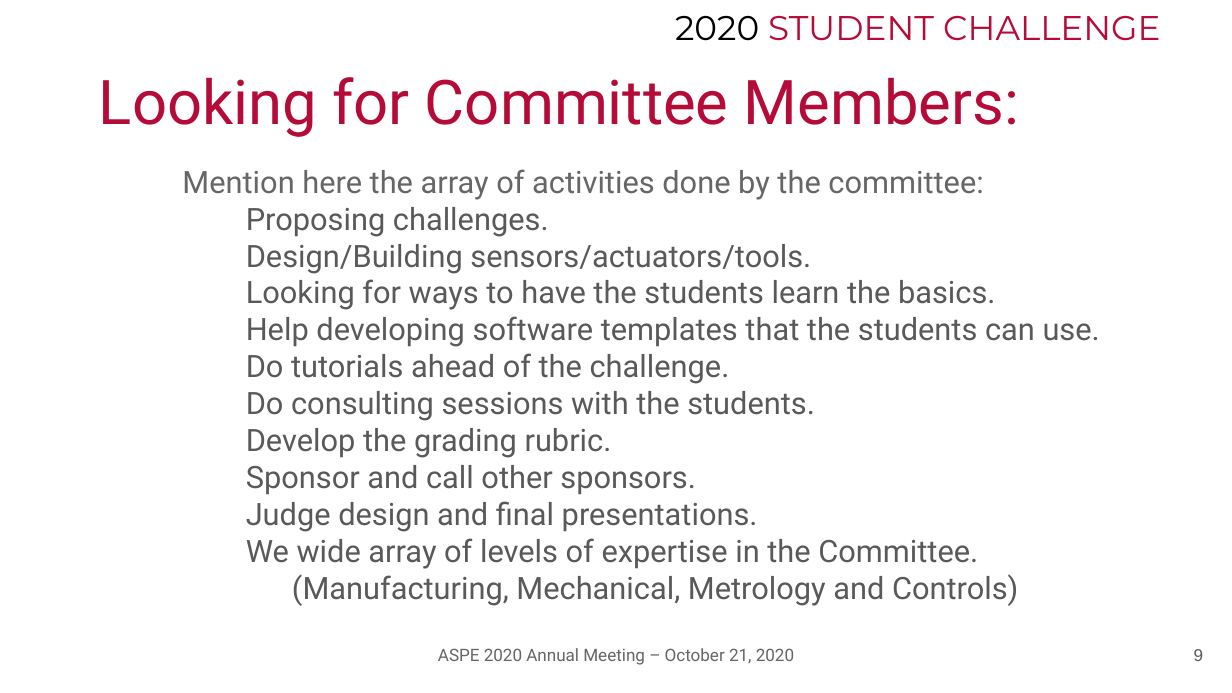
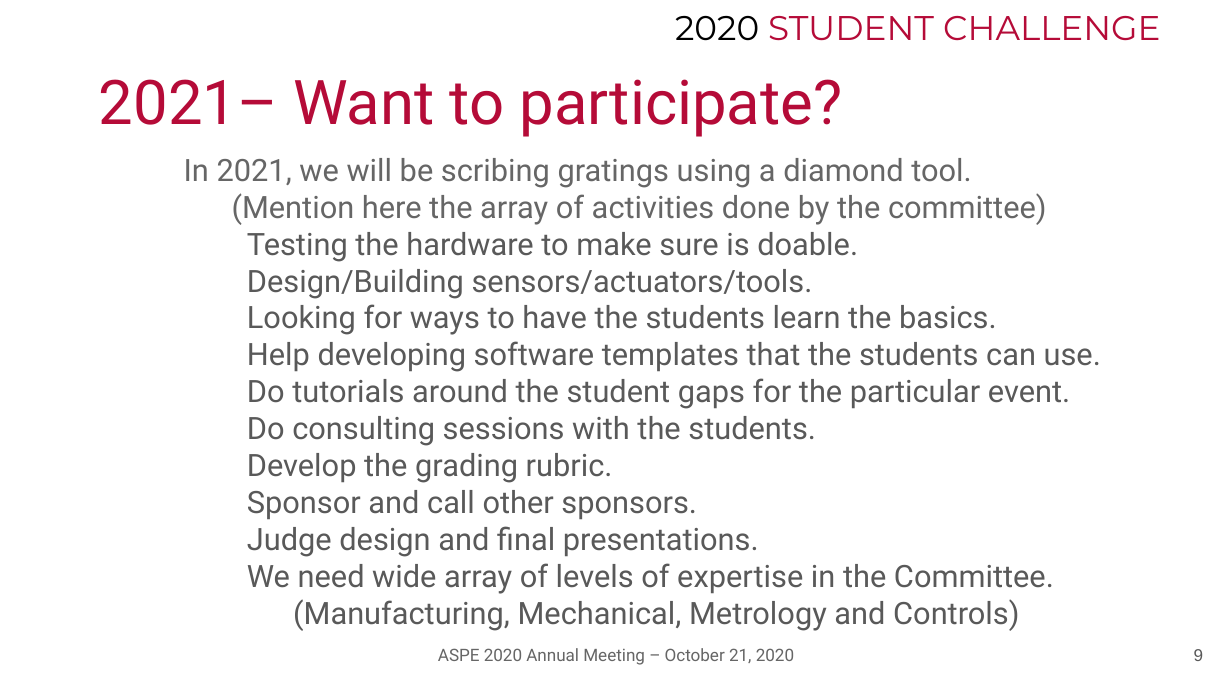
Before and after one commit to ASPE-student-challenge/2020, a slide deck: slide 9 of 2020 ASPE Recognitions...pptx. Drawn at 1232x693 pixels with LibreOffice and Linux fonts; fonts in the diff are those of the drawing; background and template pictures are left out. Boxes give left, top, right and bottom in pixels: in the first picture for what was removed or moved away, otherwise in the second. Text is boxed around its words. In the diff, an @@ line names an element or a change of style, - is before the commit and + after.

```diff
--- a/2020 ASPE Recognitions...pptx
+++ b/2020 ASPE Recognitions...pptx
@@ title at box(99, 79, 843, 137): text changed @@
-Looking for Committee Members:
+2021– Want to participate?
@@ subtitle "In 2021, we will be ...": place and size @@
-subtitle "In 2021, we will be ..." at box(182, 169, 1100, 606)
+subtitle "In 2021, we will be ..." at box(184, 158, 1101, 594)
@@ subtitle at box(184, 158, 1047, 262): text changed @@
-Mention here the array of activities done by the committee:
-  Proposing challenges.
+In 2021, we will be scribing gratings using a diamond tool. (Mention here the array of activities done by the committee)
+  Testing the hardware to make sure is doable.
@@ subtitle at box(247, 378, 1070, 409): text changed @@
-  Do tutorials ahead of the challenge.
+  Do tutorials around the student gaps for the particular event.
@@ subtitle at box(247, 563, 1054, 594): text changed @@
-  We wide array of levels of expertise in the Committee. (Manufacturing, Mechanical, Metrology and Controls)
+  We need wide array of levels of expertise in the Committee. (Manufacturing, Mechanical, Metrology and Controls)
```
